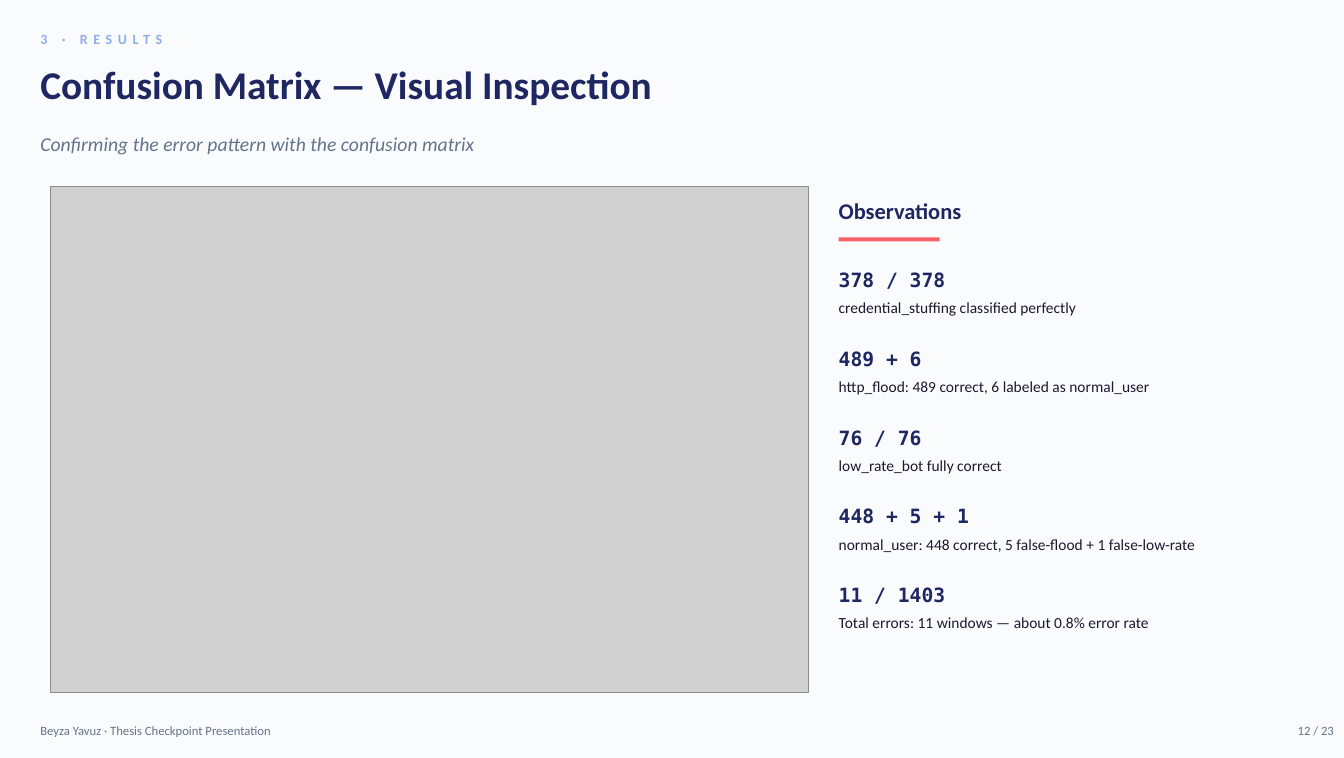
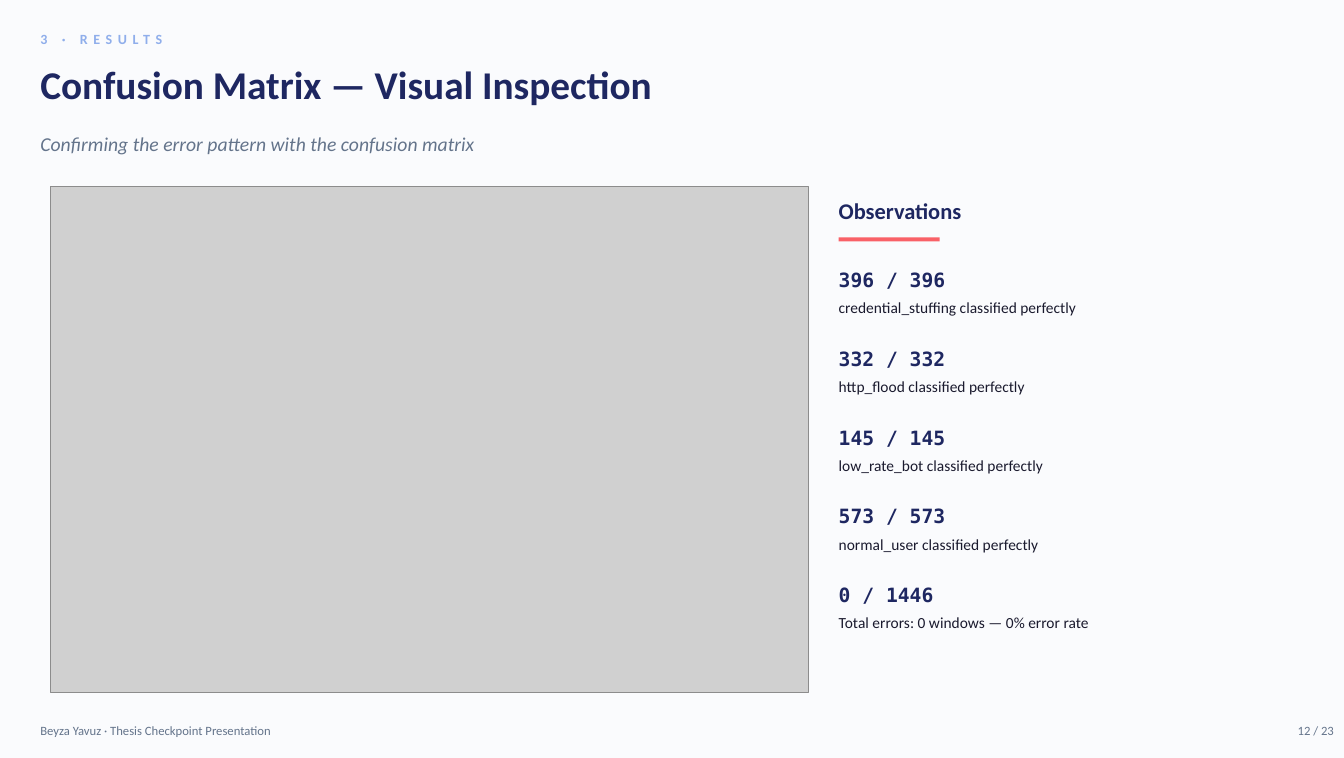
Before and after one commit to beyyzayyavuz/auth-nest-01, a slide deck: slide 12 of Thesis_Checkpoint_Presentation.pptx. Drawn at 1344x758 pixels with LibreOffice and Linux fonts; fonts in the diff are those of the drawing; grey boxes stand for pictures. Boxes give left, top, right and bottom in pixels: in the first picture for what was removed or moved away, otherwise in the second. Text is boxed around its words. In the diff, an @@ line names an element or a change of style, - is before the commit and + after.

```diff
--- a/Thesis_Checkpoint_Presentation.pptx
+++ b/Thesis_Checkpoint_Presentation.pptx
@@ text at (x1=839, y1=272, x2=945, y2=288): text changed @@
-378 / 378
+396 / 396
@@ text at (x1=839, y1=351, x2=945, y2=367): text changed @@
-489 + 6
+332 / 332
@@ text at (x1=839, y1=381, x2=1024, y2=395): text changed @@
-http_flood: 489 correct, 6 labeled as normal_user
+http_flood classified perfectly
@@ text at (x1=839, y1=430, x2=945, y2=446): text changed @@
-76 / 76
+145 / 145
@@ text at (x1=839, y1=460, x2=1042, y2=474): text changed @@
-low_rate_bot fully correct
+low_rate_bot classified perfectly
@@ text at (x1=839, y1=508, x2=945, y2=524): text changed @@
-448 + 5 + 1
+573 / 573
@@ text at (x1=839, y1=539, x2=1038, y2=553): text changed @@
-normal_user: 448 correct, 5 false-flood + 1 false-low-rate
+normal_user classified perfectly
@@ text at (x1=839, y1=587, x2=933, y2=603): text changed @@
-11 / 1403
+0 / 1446
@@ text at (x1=839, y1=617, x2=1089, y2=628): text changed @@
-Total errors: 11 windows — about 0.8% error rate
+Total errors: 0 windows — 0% error rate
```
Also in this commit, not shown: 17 other slides changed, 1 other file.
